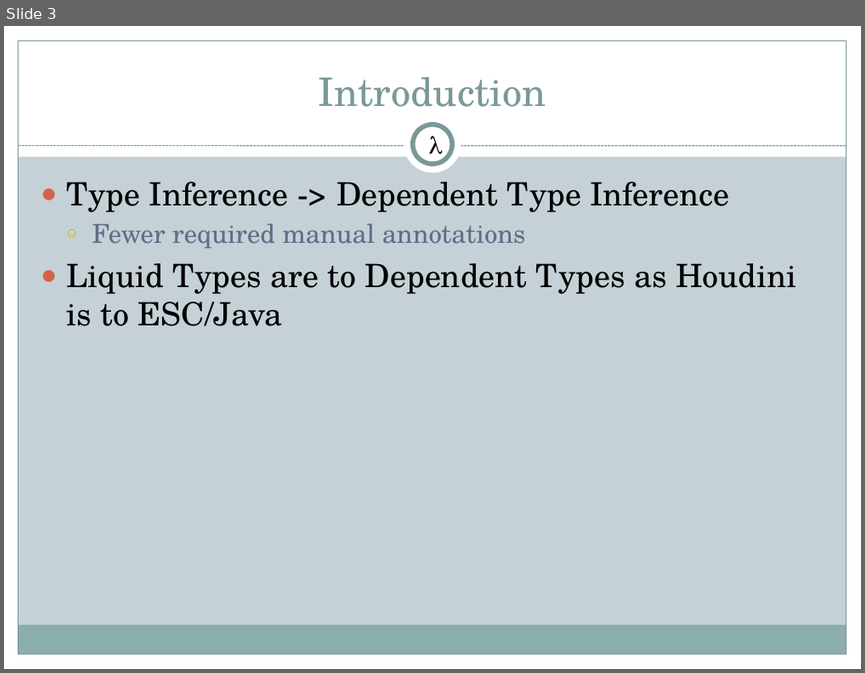
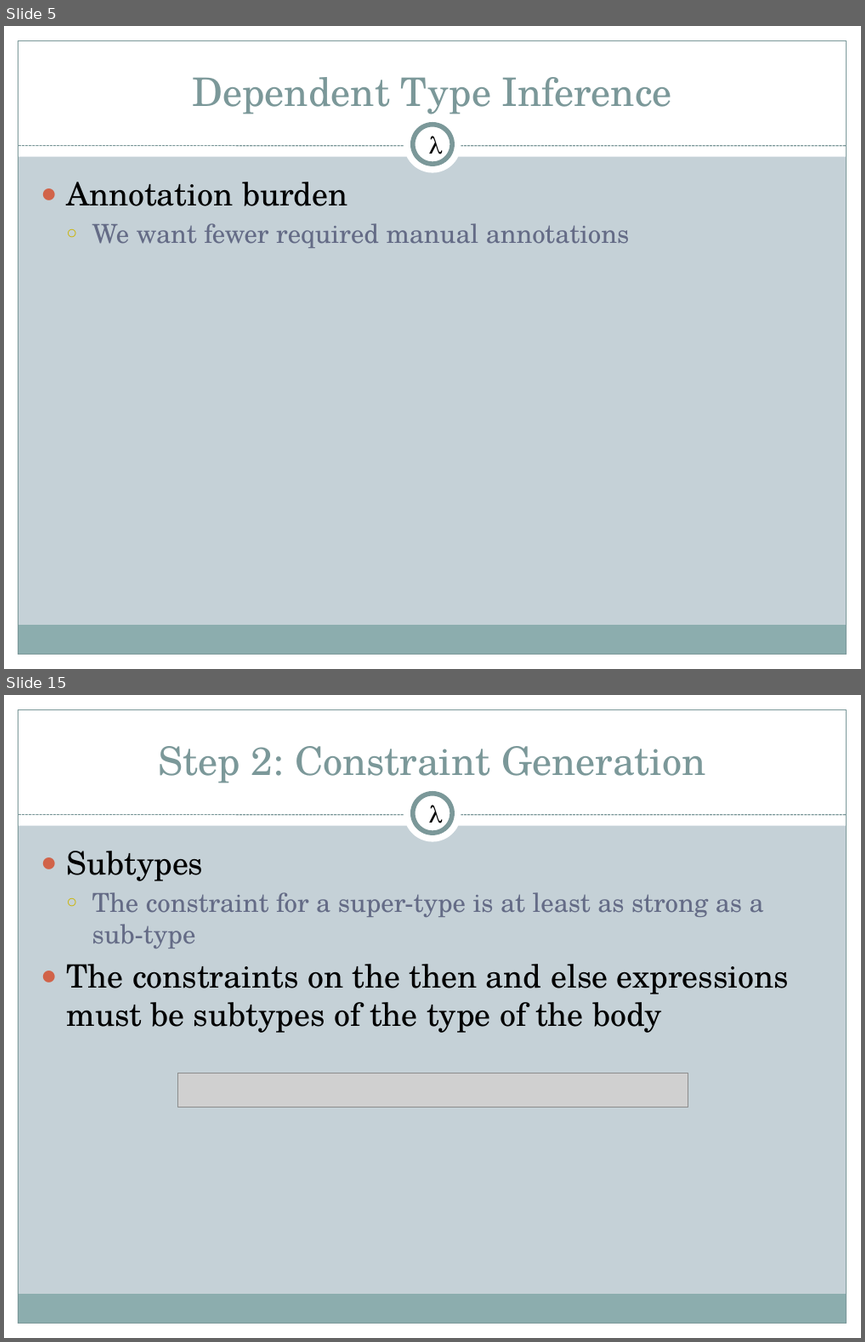
Before and after one commit to 2016rshah/CS395T, a slide deck: liquid-types.pptx. Shown one above the other, each under a label of ours: slide 3 before the commit, slides 5 and 15 after it; the slides between them are not shown. The pictures are 865x673 and 865x1342 pixels, drawn with LibreOffice and Linux fonts; fonts in the diff are those of the drawing; grey boxes stand for pictures. Boxes give left, top, right and bottom in pixels: in the first picture for what was removed or moved away, otherwise in the second. Text is boxed around its words. In the diff, an @@ line names an element or a change of style, - is before the commit and + after.

```diff
--- a/liquid-types.pptx
+++ b/liquid-types.pptx
@@ slide 15 added at <box>4,695,861,1338</box>, background #C5D1D7; not listed: 9 template elements that a slide beside it also shows @@
@@ title added at <box>159,746,705,783</box>, 33 pt, text #7C999A @@
+Step 2: Constraint Generation
@@ text added at <box>428,805,443,830</box>, 20 pt, text #000000 @@
+λ
@@ text added at <box>66,851,789,1032</box>, 27 pt, text #000000 @@
+● Subtypes
+  ○ The constraint for a super-type is at least as strong as a sub-type
+● The constraints on the then and else expressions must be subtypes of the type of the body
@@ picture added at <box>177,1073,687,1107</box> @@
@@ what was slide 3 is now slide 5 @@
@@ slide 5 changed as well @@
@@ title at <box>192,77,672,114</box>: text changed @@
-Introduction
+Dependent Type Inference
@@ text at <box>66,182,630,248</box>: text changed; size 27 to 22 pt; text colour #000000 to #646B86 @@
-● Type Inference -> Dependent Type Inference
-  ○ Fewer required manual annotations
-● Liquid Types are to Dependent Types as Houdini is to ESC/Java
+● Annotation burden
+  ○ We want fewer required manual annotations
```
Also in this commit, not shown: 5 other slides changed, 29 other slides added, 1 slide removed, 2 other files.
